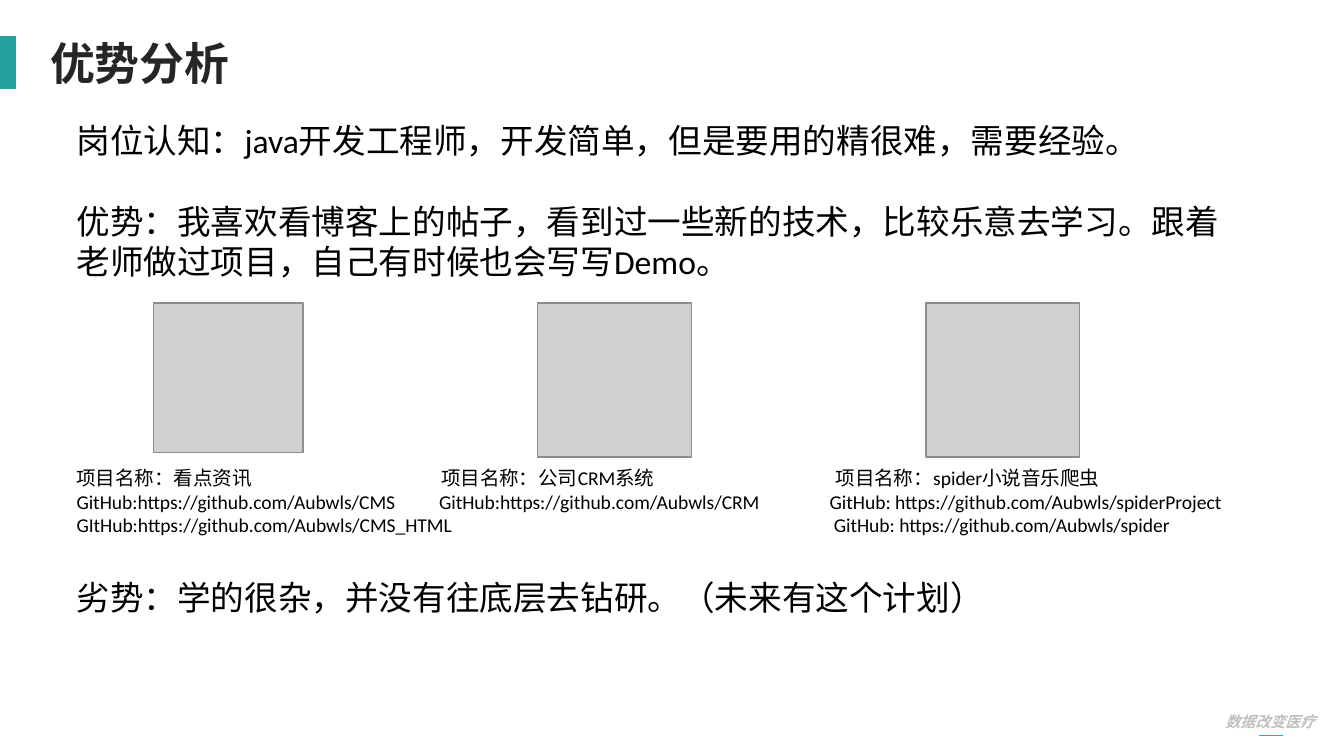
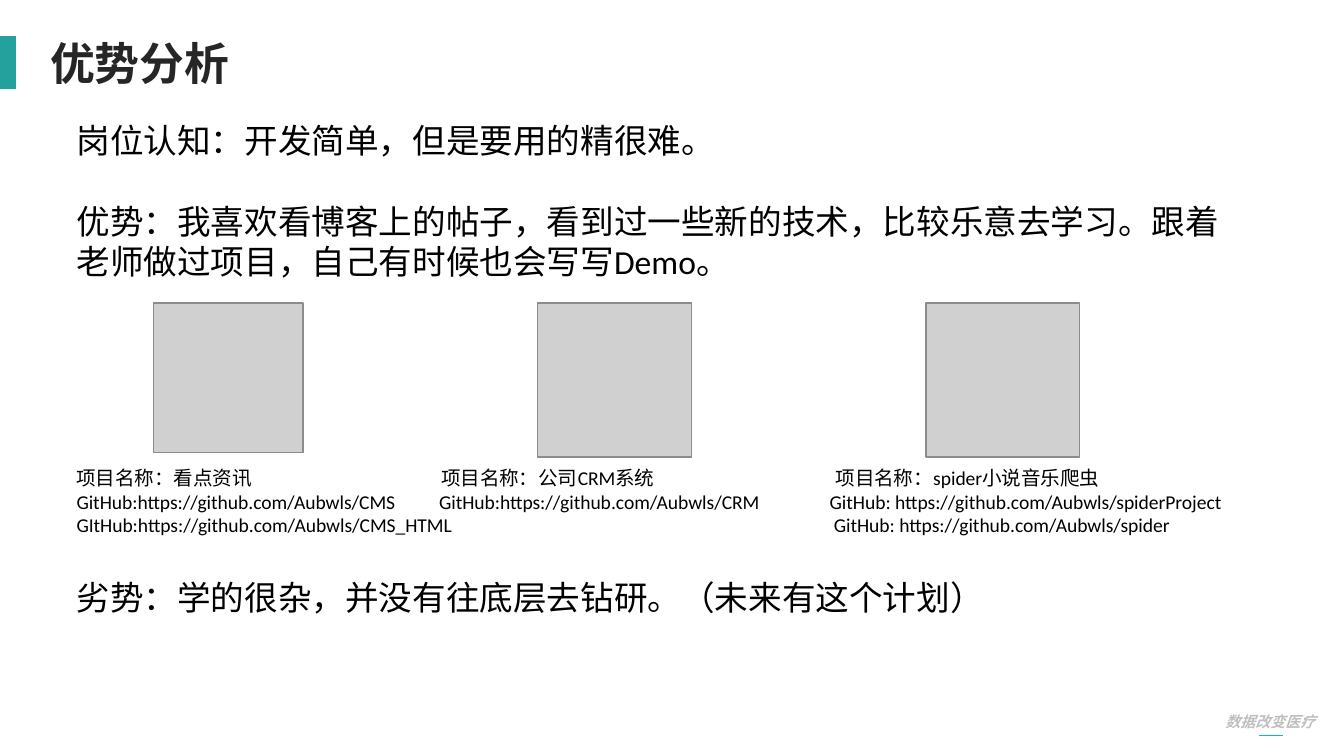
Before and after one commit to Aubwls/dabian, a slide deck: slide 8 of 实习答辩PPT模板-2020.pptx. Drawn at 1344x756 pixels with LibreOffice and Linux fonts; fonts in the diff are those of the drawing; grey boxes stand for pictures. Boxes give left, top, right and bottom in pixels: in the first picture for what was removed or moved away, otherwise in the second. Text is boxed around its words. In the diff, an @@ line names an element or a change of style, - is before the commit and + after.

```diff
--- a/实习答辩PPT模板-2020.pptx
+++ b/实习答辩PPT模板-2020.pptx
@@ text at [77, 124, 715, 157]: text changed @@
-岗位认知：java开发工程师，开发简单，但是要用的精很难，需要经验。
+岗位认知：开发简单，但是要用的精很难。
```
Also in this commit, not shown: 5 other slides changed, 1 slide added, 1 other file.
